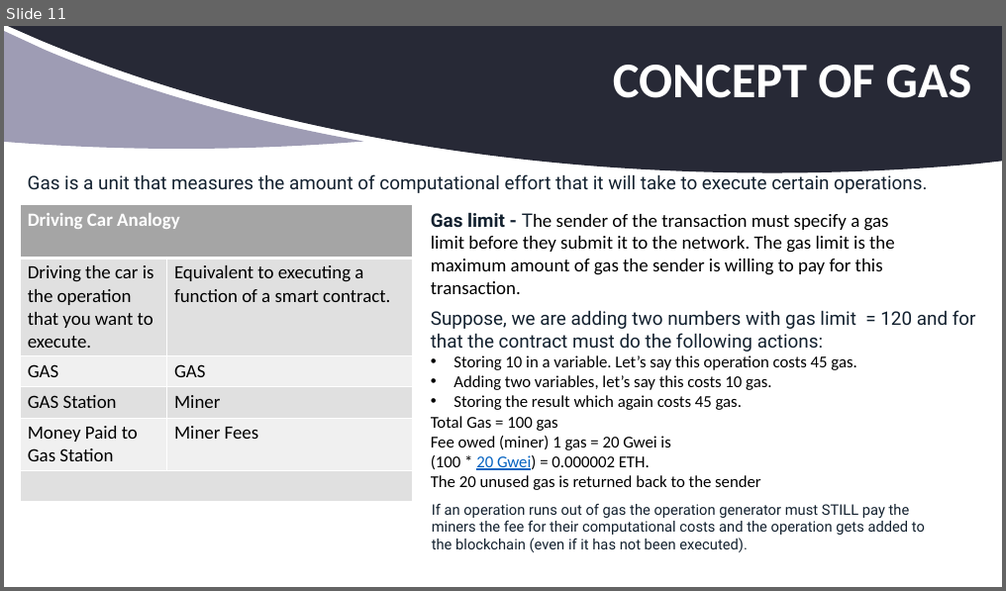
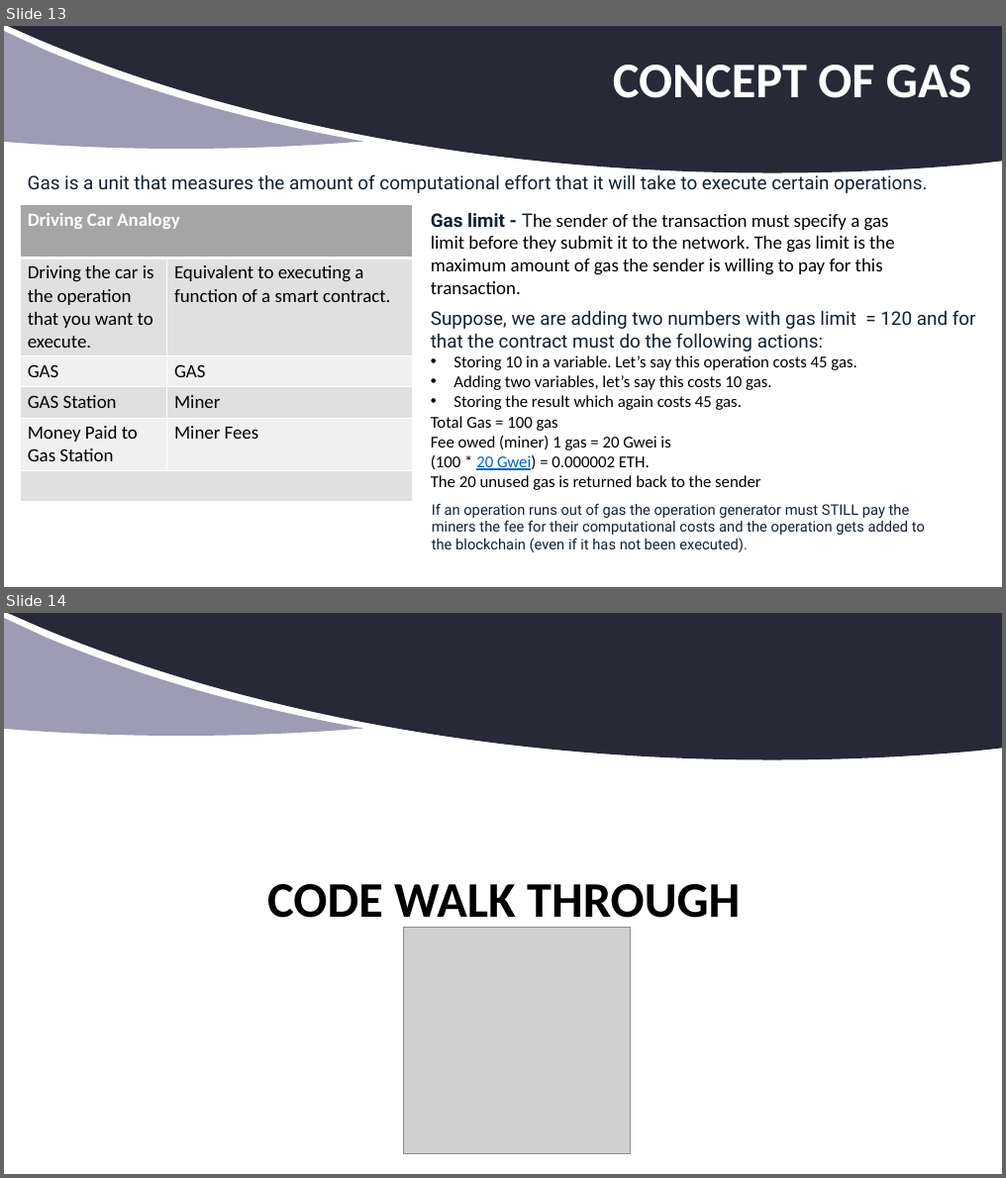
Before and after one commit to aamolgote/codecampnyc2018, a slide deck: PPTX/BAAS.pptx. Shown one above the other, each under a label of ours: slide 11 before the commit, slides 13 and 14 after it. The pictures are 1006x591 and 1006x1178 pixels, drawn with LibreOffice and Linux fonts; fonts in the diff are those of the drawing; grey boxes stand for pictures; background and template pictures are left out. Boxes give left, top, right and bottom in pixels: in the first picture for what was removed or moved away, otherwise in the second. Text is boxed around its words. In the diff, an @@ line names an element or a change of style, - is before the commit and + after.

```diff
--- a/PPTX/BAAS.pptx
+++ b/PPTX/BAAS.pptx
@@ slide 14 added at <box>4,613,1002,1174</box>, background #FFFFFF; not listed: 2 template elements that a slide beside it also shows @@
@@ title added at <box>267,884,740,928</box>, 48 pt, text #000000, bold @@
+CODE WALK THROUGH
@@ picture added at <box>403,928,630,1155</box> @@
@@ what was slide 11 is now slide 13 @@
```
Also in this commit, not shown: 4 slides changed, 3 other slides added, 1 slide removed.
